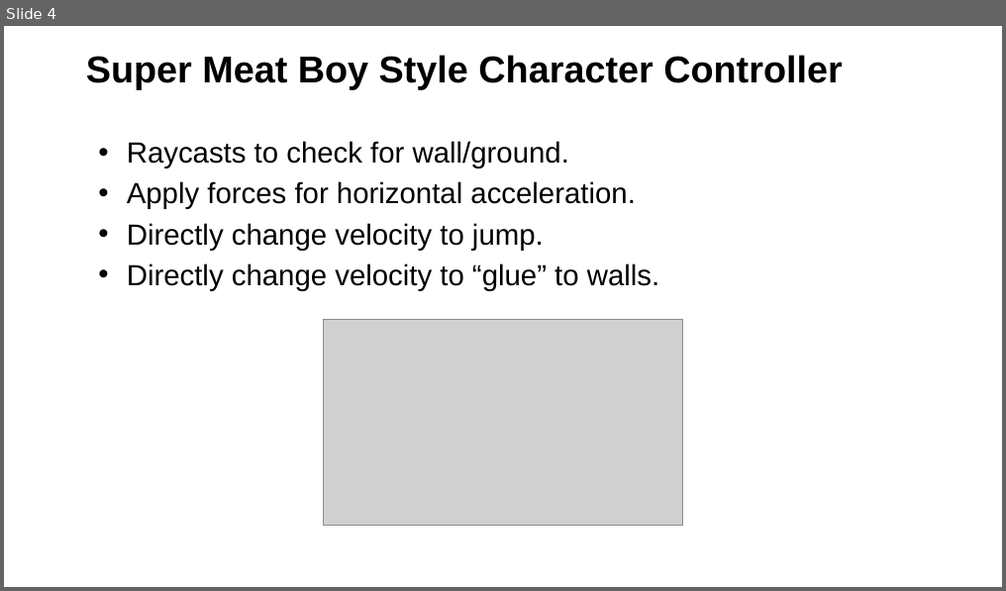
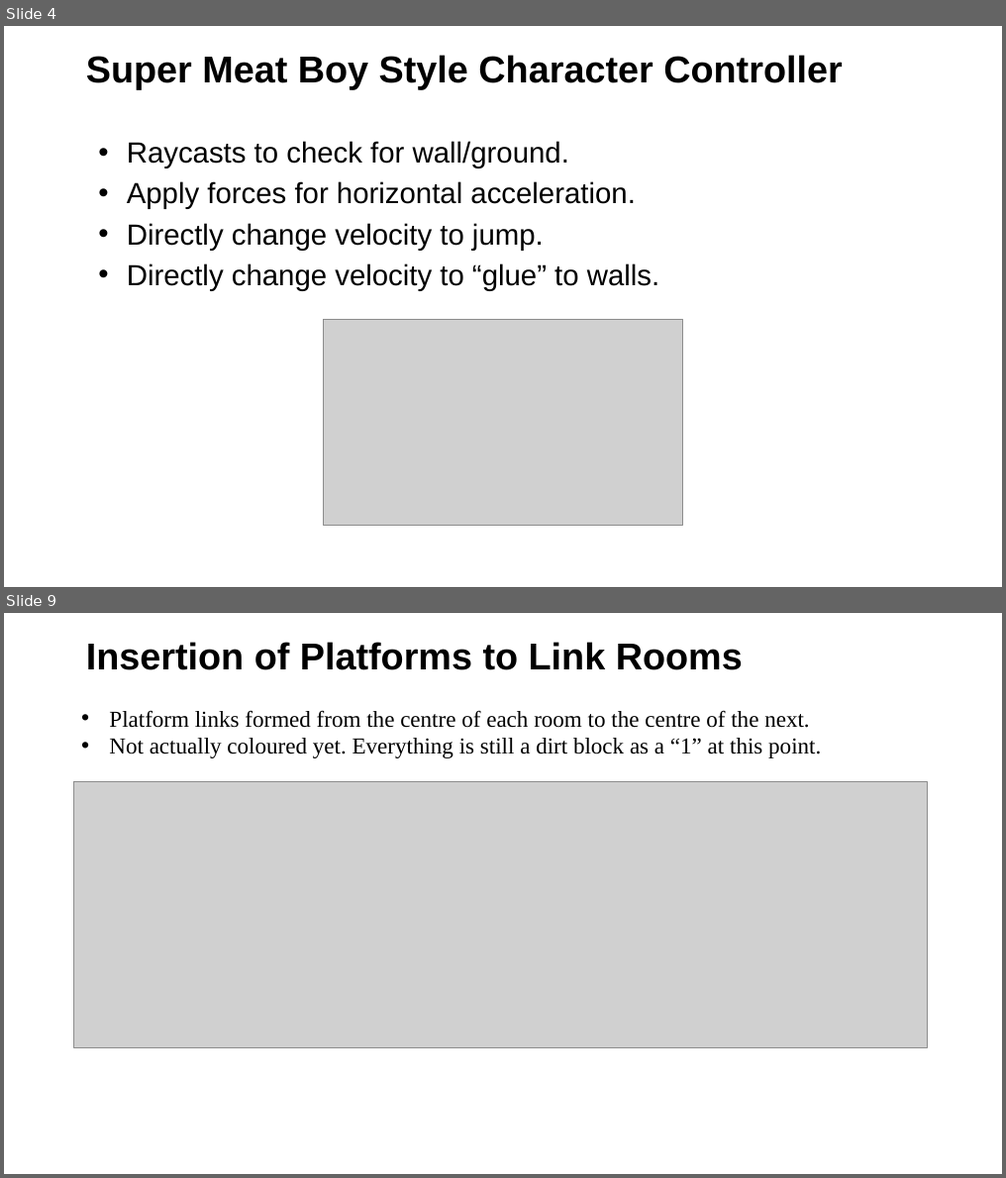
Before and after one commit to Squirrelbear/Unity2DPlatformerWorkshop, a slide deck: Lecture2.pptx. Shown one above the other, each under a label of ours: slide 4 before the commit, slides 4 and 9 after it; the slides between them are not shown. The pictures are 1006x591 and 1006x1178 pixels, drawn with LibreOffice and Linux fonts; fonts in the diff are those of the drawing; grey boxes stand for pictures; background and template pictures are left out. Boxes give left, top, right and bottom in pixels: in the first picture for what was removed or moved away, otherwise in the second. Text is boxed around its words. In the diff, an @@ line names an element or a change of style, - is before the commit and + after.

```diff
--- a/Lecture2.pptx
+++ b/Lecture2.pptx
@@ slide 9 added at <box>4,613,1002,1174</box>, background picture (left out) @@
@@ title added at <box>86,642,743,670</box>, 36 pt, text #000000, bold @@
+Insertion of Platforms to Link Rooms
@@ text added at <box>109,710,821,759</box>, 22 pt, text #000000 @@
+• Platform links formed from the centre of each room to the centre of the next.
+• Not actually coloured yet. Everything is still a dirt block as a “1” at this point.
@@ picture added at <box>74,781,928,1048</box> @@
```
Also in this commit, not shown: 1 slide changed, 5 other slides added, 4 other files.
